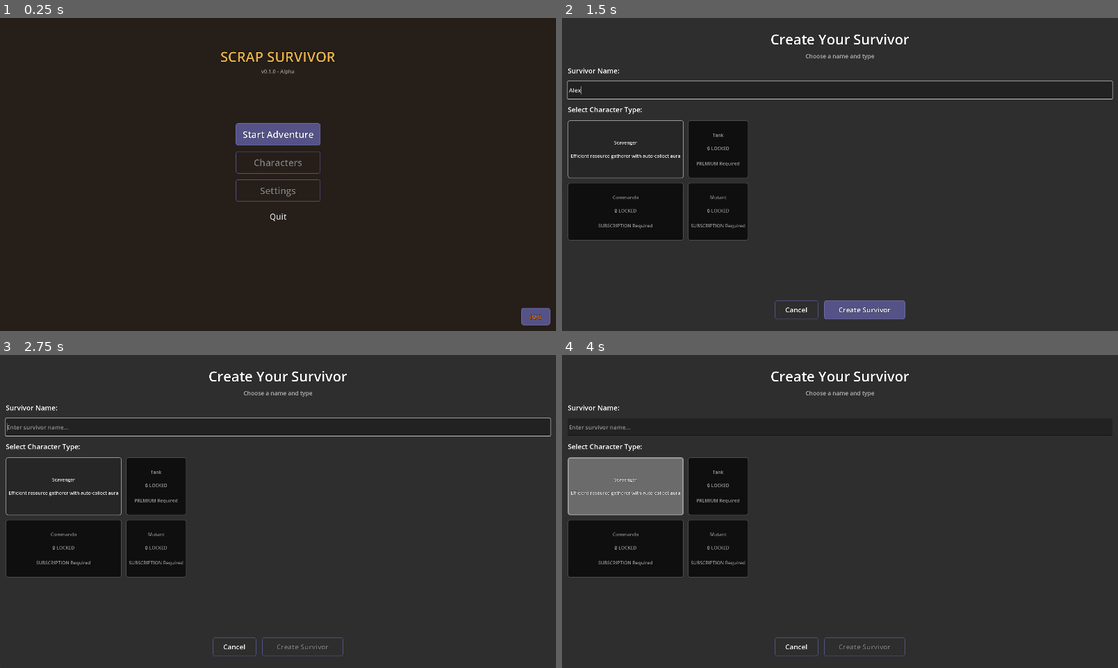
Above: before the commit, frames 1-4 (two rows, left to right).
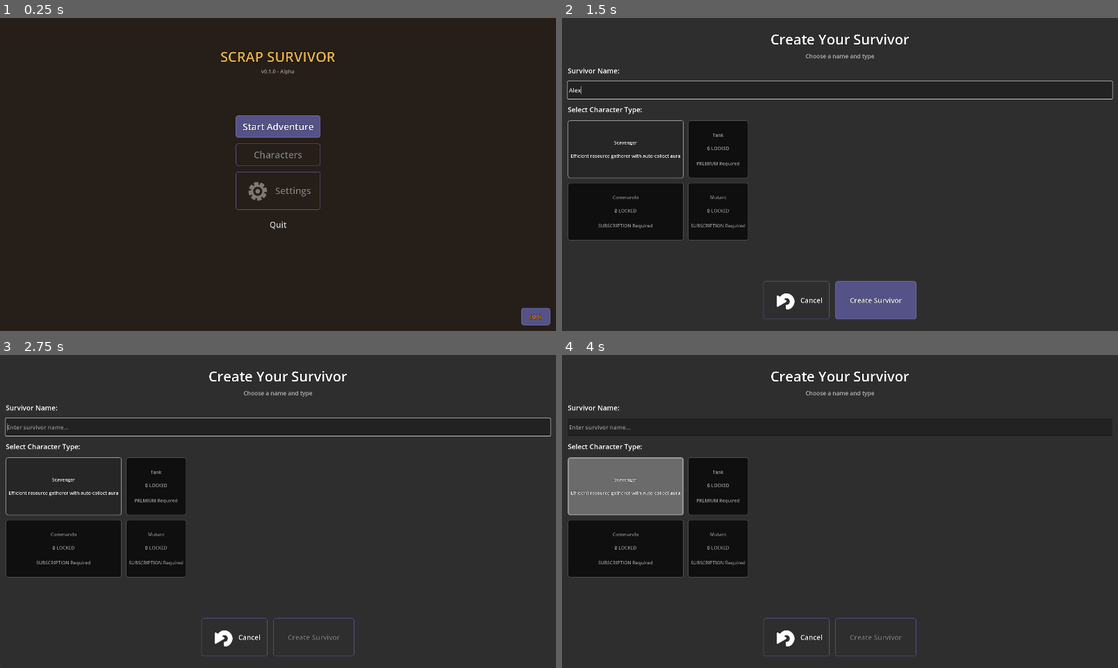
Above: after the commit, the same moments.

Repository: alanjayspector/scrap-survivor-godot
Game: Godot game, scene res://scenes/hub/scrapyard.tscn
Same seed, same stepped clock (60 frames per second), same inputs: the game is played once before the commit and once after it. Sound files missing from this copy of the repository are replaced by a short silence.
Inputs (mouse positions are in pixels of both pictures, inside the frame that each line leads up to):
- Up to frame 1 (0.25 s): no input
- Up to frame 2 (1.5 s): click "Start Adventure" at 0.5 s; click (840, 89) at 1.27 s; type "Alex" at 1.35 s
- Up to frame 3 (2.75 s): click "Cancel" at 2 s
- Up to frame 4 (4 s): tap Enter at 2.75 s; move the mouse to (962, 495) at 2.77 s; hold D (move_right) 2.78-3.5 s; hold Shift 2.78-3.5 s; click (962, 495) at 2.92 s; click "Scavenger Efficient resource …" at 3.5 s

The runs differ from the first frame. In frame 1, 1.7% of the frame differs, in the area x 42-58%, y 31-68%; in frame 2, 1.5%; in frame 3, 0.5%; in frame 4, 0.5%.

Commit message:
feat: integrate icons into UI components
- HUD: Add gear/target/star icons for currency display (scrap/components/nanites)
- Hub: Add gear icon to Settings button
- Character card: Add trashcan icon to Delete button
- Character roster: Add back arrow icon to Back button
- Character creation: Add back arrow icon to Back button
- Wave complete: Add play icon to Next Wave, home icon to Hub button

🤖 Generated with [Claude Code](https://claude.com/claude-code)

Co-Authored-By: Claude <noreply@anthropic.com>

Diff:
--- a/scenes/ui/character_card.tscn
+++ b/scenes/ui/character_card.tscn
@@ -55,7 +55,7 @@
 layout_mode = 2
 
 [node name="DeleteButton" type="Button" parent="HBoxContainer"]
-custom_minimum_size = Vector2(120, 60)
+custom_minimum_size = Vector2(70, 60)
 layout_mode = 2
-theme_override_font_sizes/font_size = 24
-text = "✕"
+icon_alignment = 1
+expand_icon = true
--- a/scenes/ui/hud.gd
+++ b/scenes/ui/hud.gd
@@ -3,15 +3,18 @@
 ##
 ## Week 10 Phase 3: HUD Implementation with HP, XP, wave, and currency displays
 ## Week 12 Phase 2: Wave countdown timer
+## Week 16: Icon integration for currency display
 ##
 ## Displays:
 ## - HP bar (current/max health)
 ## - XP bar (current/required XP, level)
 ## - Wave counter
 ## - Wave countdown timer
-## - Currency display (scrap, components, nanites)
+## - Currency display (scrap, components, nanites) with icons
 ##
 ## Based on: docs/migration/week10-implementation-plan.md (lines 467-562)
+
+const UIIcons = preload("res://scripts/ui/theme/ui_icons.gd")
 
 ## Node references (set when nodes are available)
 @onready var hp_bar: ProgressBar = $HPBar if has_node("HPBar") else null
@@ -23,13 +26,34 @@
 @onready
 var currency_display: HBoxContainer = $CurrencyDisplay if has_node("CurrencyDisplay") else null
 @onready var scrap_label: Label = (
-	$CurrencyDisplay/ScrapLabel if has_node("CurrencyDisplay/ScrapLabel") else null
+	$CurrencyDisplay/ScrapContainer/ScrapLabel
+	if has_node("CurrencyDisplay/ScrapContainer/ScrapLabel")
+	else null
+)
+@onready var scrap_icon: TextureRect = (
+	$CurrencyDisplay/ScrapContainer/ScrapIcon
+	if has_node("CurrencyDisplay/ScrapContainer/ScrapIcon")
+	else null
 )
 @onready var components_label: Label = (
-	$CurrencyDisplay/ComponentsLabel if has_node("CurrencyDisplay/ComponentsLabel") else null
+	$CurrencyDisplay/ComponentsContainer/ComponentsLabel
+	if has_node("CurrencyDisplay/ComponentsContainer/ComponentsLabel")
+	else null
+)
+@onready var components_icon: TextureRect = (
+	$CurrencyDisplay/ComponentsContainer/ComponentsIcon
+	if has_node("CurrencyDisplay/ComponentsContainer/ComponentsIcon")
+	else null
 )
 @onready var nanites_label: Label = (
-	$CurrencyDisplay/NanitesLabel if has_node("CurrencyDisplay/NanitesLabel") else null
+	$CurrencyDisplay/NanitesContainer/NanitesLabel
+	if has_node("CurrencyDisplay/NanitesContainer/NanitesLabel")
+	else null
+)
+@onready var nanites_icon: TextureRect = (
+	$CurrencyDisplay/NanitesContainer/NanitesIcon
+	if has_node("CurrencyDisplay/NanitesContainer/NanitesIcon")
+	else null
 )
 
 ## Currency tracking (local state)
@@ -71,6 +95,9 @@
 		components = 0
 		nanites = 0
 
+	# Load currency icons
+	_setup_currency_icons()
+
 	# Update displays
 	_update_currency_display()
 
@@ -218,16 +245,31 @@
 ## Display Update Functions
 
 
+func _setup_currency_icons() -> void:
+	"""Load and apply currency icons (Week 16)"""
+	# Scrap uses gear icon (mechanical scrap)
+	if scrap_icon:
+		UIIcons.apply_icon(scrap_icon, UIIcons.Icon.SETTINGS)
+
+	# Components uses target icon
+	if components_icon:
+		UIIcons.apply_icon(components_icon, UIIcons.Icon.TARGET)
+
+	# Nanites uses star icon
+	if nanites_icon:
+		UIIcons.apply_icon(nanites_icon, UIIcons.Icon.STAR)
+
+
 func _update_currency_display() -> void:
-	"""Update all currency labels (compact mobile-friendly format)"""
+	"""Update all currency labels (icon + number format)"""
 	if scrap_label:
-		scrap_label.text = "S: %d" % scrap
+		scrap_label.text = "%d" % scrap
 
 	if components_label:
-		components_label.text = "C: %d" % components
+		components_label.text = "%d" % components
 
 	if nanites_label:
-		nanites_label.text = "N: %d" % nanites
+		nanites_label.text = "%d" % nanites
 
 
 func _update_wave_timer_display() -> void:
--- a/scenes/ui/hud.tscn
+++ b/scenes/ui/hud.tscn
@@ -103,29 +103,60 @@
 anchors_preset = 1
 anchor_left = 1.0
 anchor_right = 1.0
-offset_left = -400.0
+offset_left = -450.0
 offset_top = 20.0
 offset_right = -20.0
-offset_bottom = 50.0
+offset_bottom = 56.0
 grow_horizontal = 0
+theme_override_constants/separation = 16
 
-[node name="ScrapLabel" type="Label" parent="CurrencyDisplay"]
+[node name="ScrapContainer" type="HBoxContainer" parent="CurrencyDisplay"]
+layout_mode = 2
+theme_override_constants/separation = 4
+
+[node name="ScrapIcon" type="TextureRect" parent="CurrencyDisplay/ScrapContainer"]
+custom_minimum_size = Vector2(32, 32)
+layout_mode = 2
+size_flags_vertical = 4
+stretch_mode = 5
+
+[node name="ScrapLabel" type="Label" parent="CurrencyDisplay/ScrapContainer"]
 layout_mode = 2
 theme_override_colors/font_outline_color = Color(0, 0, 0, 1)
 theme_override_constants/outline_size = 3
 theme_override_font_sizes/font_size = 32
-text = "S: 0"
+text = "0"
 
-[node name="ComponentsLabel" type="Label" parent="CurrencyDisplay"]
+[node name="ComponentsContainer" type="HBoxContainer" parent="CurrencyDisplay"]
+layout_mode = 2
+theme_override_constants/separation = 4
+
+[node name="ComponentsIcon" type="TextureRect" parent="CurrencyDisplay/ComponentsContainer"]
+custom_minimum_size = Vector2(32, 32)
+layout_mode = 2
+size_flags_vertical = 4
+stretch_mode = 5
+
+[node name="ComponentsLabel" type="Label" parent="CurrencyDisplay/ComponentsContainer"]
 layout_mode = 2
 theme_override_colors/font_outline_color = Color(0, 0, 0, 1)
 theme_override_constants/outline_size = 3
 theme_override_font_sizes/font_size = 32
-text = "C: 0"
+text = "0"
 
-[node name="NanitesLabel" type="Label" parent="CurrencyDisplay"]
+[node name="NanitesContainer" type="HBoxContainer" parent="CurrencyDisplay"]
+layout_mode = 2
+theme_override_constants/separation = 4
+
+[node name="NanitesIcon" type="TextureRect" parent="CurrencyDisplay/NanitesContainer"]
+custom_minimum_size = Vector2(32, 32)
+layout_mode = 2
+size_flags_vertical = 4
+stretch_mode = 5
+
+[node name="NanitesLabel" type="Label" parent="CurrencyDisplay/NanitesContainer"]
 layout_mode = 2
 theme_override_colors/font_outline_color = Color(0, 0, 0, 1)
 theme_override_constants/outline_size = 3
 theme_override_font_sizes/font_size = 32
-text = "N: 0"
+text = "0"
--- a/scenes/ui/wave_complete_screen.gd
+++ b/scenes/ui/wave_complete_screen.gd
@@ -6,6 +6,7 @@
 signal return_to_hub_pressed
 
 const ThemeHelper = preload("res://scripts/ui/theme/theme_helper.gd")
+const UIIcons = preload("res://scripts/ui/theme/ui_icons.gd")
 
 @onready var victory_label: Label = $PaddingContainer/Content/VictoryLabel
 @onready var stats_display: VBoxContainer = $PaddingContainer/Content/StatsDisplay
@@ -36,6 +37,10 @@
 	# Apply button styling
 	ThemeHelper.apply_button_style(next_wave_button, ThemeHelper.ButtonStyle.PRIMARY)
 	ThemeHelper.apply_button_style(hub_button, ThemeHelper.ButtonStyle.SECONDARY)
+
+	# Apply button icons
+	UIIcons.apply_button_icon(next_wave_button, UIIcons.Icon.PLAY)
+	UIIcons.apply_button_icon(hub_button, UIIcons.Icon.HOME)
 
 
 func show_stats(wave: int, stats: Dictionary) -> void:
--- a/scripts/hub/scrapyard.gd
+++ b/scripts/hub/scrapyard.gd
@@ -14,6 +14,7 @@
 
 ## Theme
 const ThemeHelper = preload("res://scripts/ui/theme/theme_helper.gd")
+const UIIcons = preload("res://scripts/ui/theme/ui_icons.gd")
 
 @onready var play_button: Button = $MenuContainer/PlayButton
 @onready var characters_button: Button = $MenuContainer/CharactersButton
@@ -100,6 +101,9 @@
 	ThemeHelper.apply_button_style(characters_button, ThemeHelper.ButtonStyle.SECONDARY)
 	ThemeHelper.apply_button_style(settings_button, ThemeHelper.ButtonStyle.SECONDARY)
 	ThemeHelper.apply_button_style(quit_button, ThemeHelper.ButtonStyle.GHOST)
+
+	# Apply button icons
+	UIIcons.apply_button_icon(settings_button, UIIcons.Icon.SETTINGS)
 
 	# Disable settings button (not implemented in Week 15)
 	settings_button.disabled = true
--- a/scripts/ui/character_card.gd
+++ b/scripts/ui/character_card.gd
@@ -14,6 +14,7 @@
 signal details_pressed(character_id: String)
 
 const ThemeHelper = preload("res://scripts/ui/theme/theme_helper.gd")
+const UIIcons = preload("res://scripts/ui/theme/ui_icons.gd")
 
 @onready var character_icon: ColorRect = $HBoxContainer/CharacterIcon
 @onready var name_label: Label = $HBoxContainer/InfoContainer/NameLabel
@@ -65,6 +66,9 @@
 	ThemeHelper.apply_button_style(play_button, ThemeHelper.ButtonStyle.PRIMARY)
 	ThemeHelper.apply_button_style(delete_button, ThemeHelper.ButtonStyle.DANGER)
 
+	# Apply button icons
+	UIIcons.apply_button_icon(delete_button, UIIcons.Icon.DELETE)
+
 	# Connect buttons
 	details_button.pressed.connect(_on_details_pressed)
 	play_button.pressed.connect(_on_play_pressed)
--- a/scripts/ui/character_creation.gd
+++ b/scripts/ui/character_creation.gd
@@ -36,6 +36,7 @@
 
 ## Theme
 const ThemeHelper = preload("res://scripts/ui/theme/theme_helper.gd")
+const UIIcons = preload("res://scripts/ui/theme/ui_icons.gd")
 
 
 func _ready() -> void:
@@ -253,6 +254,9 @@
 	ThemeHelper.apply_button_style(create_button, ThemeHelper.ButtonStyle.PRIMARY)
 	ThemeHelper.apply_button_style(back_button, ThemeHelper.ButtonStyle.SECONDARY)
 
+	# Apply button icons
+	UIIcons.apply_button_icon(back_button, UIIcons.Icon.BACK)
+
 
 func _on_name_changed(new_text: String) -> void:
 	"""Validate name input and update button state"""
--- a/scripts/ui/character_roster.gd
+++ b/scripts/ui/character_roster.gd
@@ -19,6 +19,7 @@
 	"res://scenes/ui/character_details_panel.tscn"
 )
 const ThemeHelper = preload("res://scripts/ui/theme/theme_helper.gd")
+const UIIcons = preload("res://scripts/ui/theme/ui_icons.gd")
 
 @onready var character_list: VBoxContainer = $CharacterListContainer/ScrollContainer/CharacterList
 @onready var slot_label: Label = $HeaderContainer/SlotLabel
@@ -137,6 +138,9 @@
 	ThemeHelper.apply_button_style(create_new_button, ThemeHelper.ButtonStyle.PRIMARY)
 	ThemeHelper.apply_button_style(back_button, ThemeHelper.ButtonStyle.SECONDARY)
 
+	# Apply button icons
+	UIIcons.apply_button_icon(back_button, UIIcons.Icon.BACK)
+
 
 func _on_character_play_pressed(character_id: String) -> void:
 	"""Handle Play button - select character and launch combat"""
